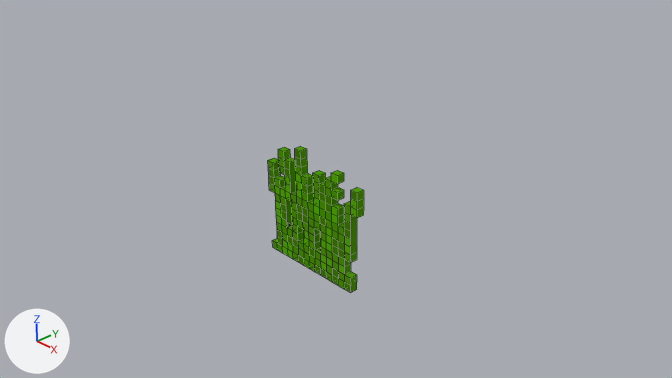
A saved change to the Blender file 01-Models/Animated-Grass.blend.
Rendered twice from the file's camera 'Camera'. Lighting does not change. The marker at lower left points along +X, +Y and +Z. Mesh edges are drawn as thin lines. The same objects are shown in both versions, whatever each file hides.

Names of what the first picture shows: 'Grass'.
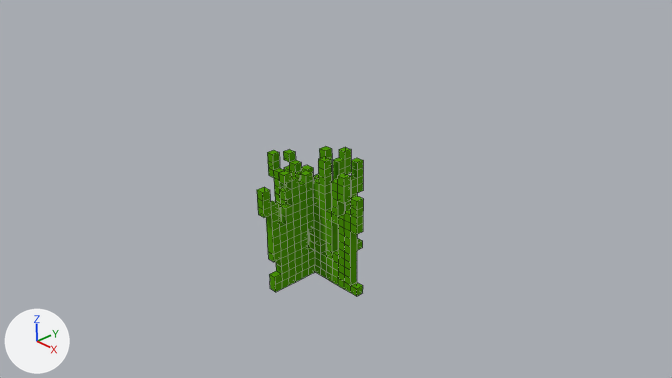
Diff of the bpy script that builds the scene:
```diff
--- a/01-Models/Animated-Grass.blend.py
+++ b/01-Models/Animated-Grass.blend.py
@@ ob_grass @@
 ob_grass.location = (0.0, 0.0, 0.0)
+ob_grass.rotation_euler = (0.0, 0.0, 3.142)  # degrees (0, 0, 180)
 ob_grass.scale = (1.0, 0.1, 1.0)
@@ ob_grass_000 @@
+ob_grass_000 = bpy.data.objects.new('Grass.000', me_cube.copy())  # the mesh of ob_grass
+ob_grass_000.location = (0.0, 0.0, 0.0)
+ob_grass_000.rotation_euler = (0.0, 0.0, -1.571)  # degrees (0, 0, -90)
+ob_grass_000.scale = (1.0, 0.1, 1.0)
```

Pixel boxes (x1, y1, x2, y2) of what changed, in the pictures (672 x 378 px):
'Grass', turned
    before: (268, 146, 364, 293)
    after: (267, 149, 364, 296)
'Grass.000', added (green)
    after: (257, 146, 363, 292)
